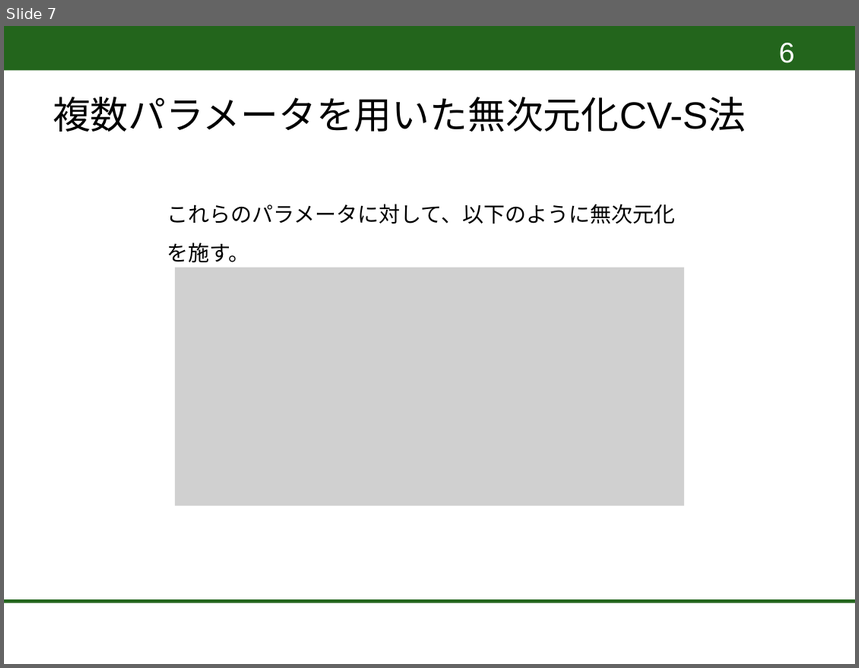
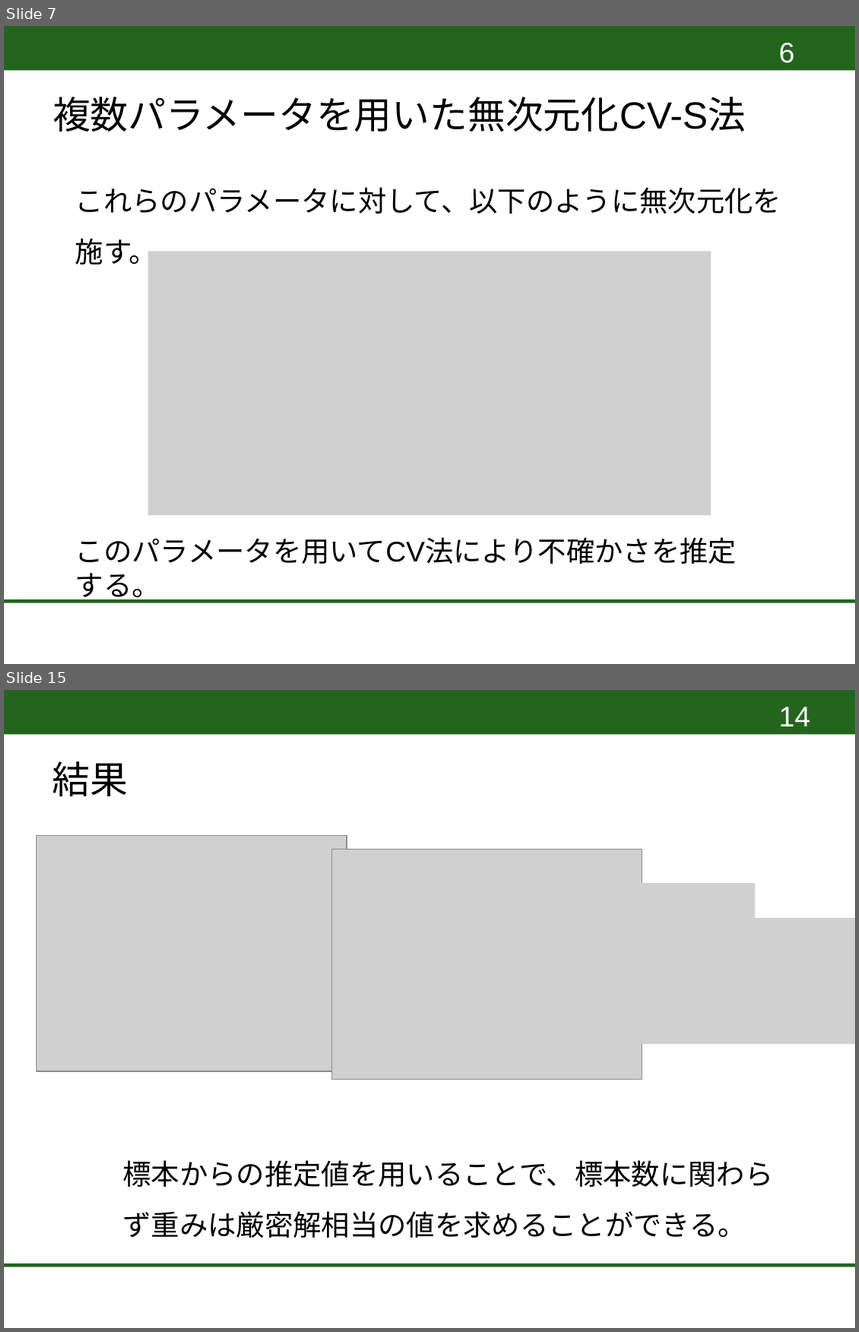
Before and after one commit to DaichiTakami/Reactor-Physics, a slide deck: 卒論発表4-3.pptx. Shown one above the other, each under a label of ours: slide 7 before the commit, slides 7 and 15 after it; the slides between them are not shown. The pictures are 859x668 and 859x1332 pixels, drawn with LibreOffice and Linux fonts; fonts in the diff are those of the drawing; grey boxes stand for pictures; background and template pictures are left out. Boxes give left, top, right and bottom in pixels: in the first picture for what was removed or moved away, otherwise in the second. Text is boxed around its words. In the diff, an @@ line names an element or a change of style, - is before the commit and + after.

```diff
--- a/卒論発表4-3.pptx
+++ b/卒論発表4-3.pptx
@@ slide 15 added at [4,690,855,1328], background #FFFFFF; not listed: 2 template elements that a slide beside it also shows @@
@@ page number added at [779,707,810,726], 24 pt, text #FFFFFF @@
+14
@@ text added at [53,761,129,796], 32 pt, text #000000 @@
+結果
@@ picture added at [37,836,347,1072] @@
@@ picture added at [332,849,642,1079] @@
@@ picture added at [623,883,756,939] @@
@@ picture added at [623,918,855,1044] @@
@@ text added at [123,1160,773,1238], 24 pt, text #000000 @@
+標本からの推定値を用いることで、標本数に関わらず重みは厳密解相当の値を求めることができる。
@@ slide 7 changed as well @@
@@ text "これらのパラメータに対して、以下のように無次元化を施す。": place and size @@
-text "これらのパラメータに対して、以下のように無次元化を施す。" at [167,204,676,263]
+text "これらのパラメータに対して、以下のように無次元化を施す。" at [75,187,781,270]
@@ text "これらのパラメータに対して、以下のように無次元化を施す。" at [75,187,781,270]: size 18 to 24 pt @@
@@ picture: place and size @@
-picture at [175,268,684,506]
+picture at [148,252,711,515]
@@ text added at [75,537,737,604], 24 pt, text #000000 @@
+このパラメータを用いてCV法により不確かさを推定する。
```
Also in this commit, not shown: 5 other slides changed, 15 other slides added.
